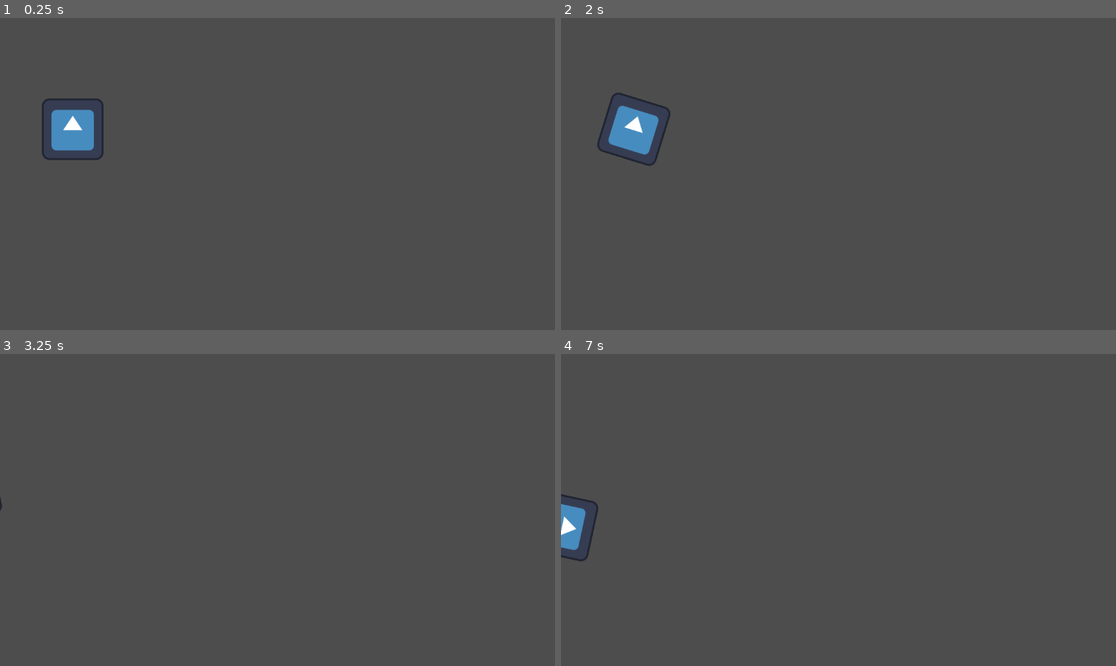
Above: before the commit, frames 1-4 (two rows, left to right).
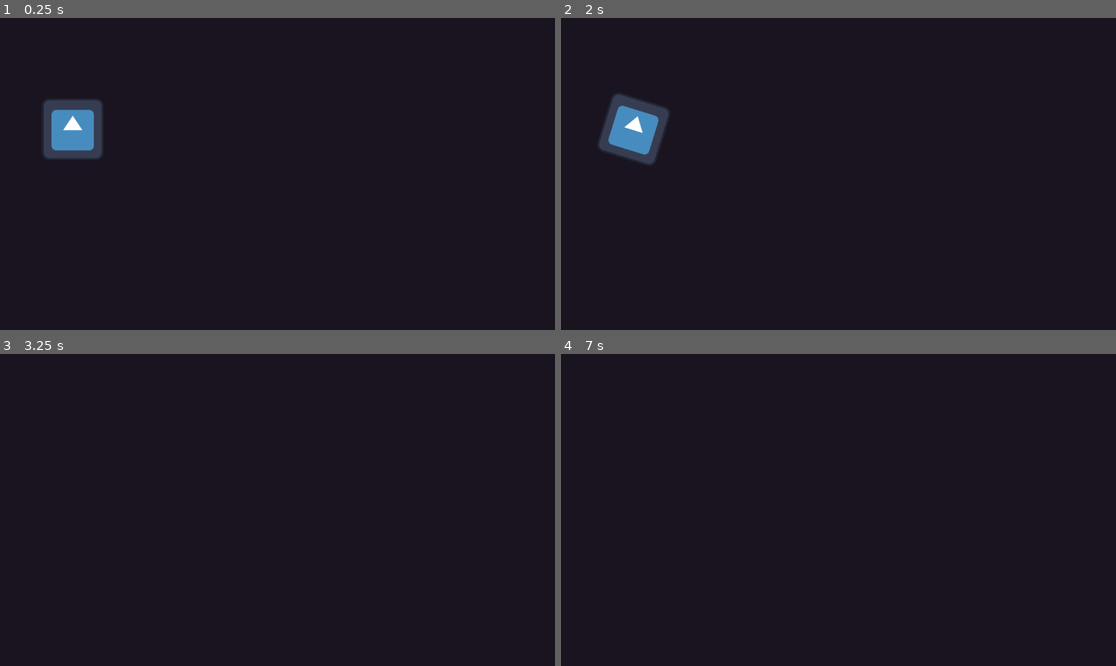
Above: after the commit, the same moments.

Repository: SpyrexDE/BzzBzz
Game: Godot game, scene res://levels/testlvl1.tscn
Same seed, same stepped clock (60 frames per second), same inputs: the game is played once before the commit and once after it. Before the commit the project has no main scene; this scene is started directly in both runs. The engine's default icon, where the game draws it, is replaced by a stand-in: a white triangle on a blue panel in a dark square.
Inputs:
- Up to frame 1 (0.25 s): no input
- Up to frame 2 (2 s): tap Enter at 0.5 s; hold D (steer_right) 0.53-1.28 s; hold A (steer_left) from 1.28 s (still down)
- Up to frame 3 (3.25 s): release A (steer_left) at 2.03 s; hold D (steer_right) 2.03-2.78 s; hold W (go_forward) from 2.78 s (still down)
- Up to frame 4 (7 s): tap Space at 3.5, 5, 6.5 s; release W (go_forward) at 3.53 s; hold A (steer_left) 3.53-5.78 s; tap Enter at 4.25, 5.75 s; hold D (steer_right) 5.78-6.53 s; hold W (go_forward) from 6.53 s (still down)

The runs differ from the first frame. In frame 1, 98% of the frame differs, in the area x 0-100%, y 0-100%; in frame 2, 98%; in frame 3, 100%; in frame 4, 100%.

Commit message:
Refine player movement

Diff:
--- a/project.godot
+++ b/project.godot
@@ -11,6 +11,7 @@
 [application]
 
 config/name="Bzz Bzz"
+run/main_scene="res://levels/testlvl1.tscn"
 config/features=PackedStringArray("4.2", "Forward Plus")
 config/icon="res://icon.svg"
 
@@ -34,3 +35,7 @@
 , Object(InputEventKey,"resource_local_to_scene":false,"resource_name":"","device":-1,"window_id":0,"alt_pressed":false,"shift_pressed":false,"ctrl_pressed":false,"meta_pressed":false,"pressed":false,"keycode":0,"physical_keycode":89,"key_label":0,"unicode":122,"echo":false,"script":null)
 ]
 }
+
+[rendering]
+
+environment/defaults/default_clear_color=Color(0.10228, 0.0781511, 0.129688, 1)
--- a/robot/robot.gd
+++ b/robot/robot.gd
@@ -1,15 +1,16 @@
 extends CharacterBody2D
+class_name Player
 
 @export var speed: float
 @export var friction: float
 @export var steering_speed: float
-var _velocity: Vector2
 
 func _physics_process(_delta):
 	var steering = Input.get_action_strength("steer_right") - Input.get_action_strength("steer_left")
 
 	rotation += steering_speed * steering
 
-	velocity = Vector2(0, -speed * Input.get_action_strength("go_forward")).rotated(rotation)
+	velocity += Vector2(0, -speed * Input.get_action_strength("go_forward")).rotated(rotation)
+	velocity = velocity / friction
 
 	move_and_slide()
--- a/robot/robot.tscn
+++ b/robot/robot.tscn
@@ -9,7 +9,7 @@
 [node name="Robot" type="CharacterBody2D"]
 script = ExtResource("1_qe1k2")
 speed = 500.0
-friction = 1.0
+friction = 1.3
 steering_speed = 0.1
 
 [node name="Sprite" type="Sprite2D" parent="."]
